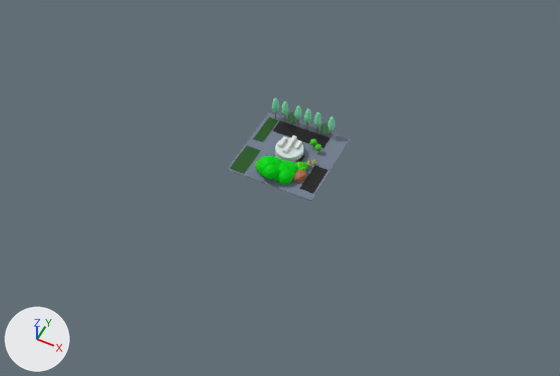
One commit to the Blender file modeling/rndcenter.blend: the scene before it, then after it.
One viewpoint serves both versions: a 50 mm lens placed at (51.2, -106.9, 121.5), pointed at (1.2, -6.9, -3.5). The lights are fixed; the arrows at lower left show +X, +Y and +Z.
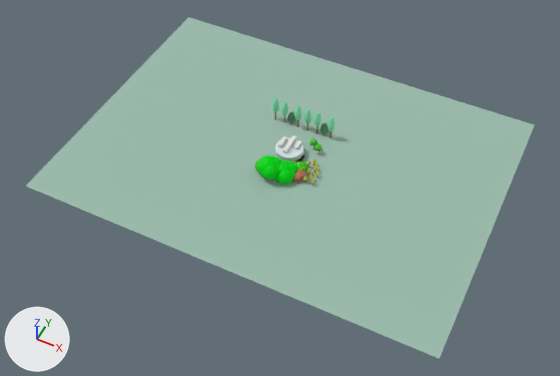
Boxes [x1, y1, x2, y2] around the edits, measured in the pictures (560 x 376 px):
'Cube', recoloured, rescaled (blue to green, 314% wider, 281% taller): before [227, 112, 349, 201]; after [26, 17, 534, 359]
'Cube.006', deleted: before [273, 121, 330, 149]
'Cube.008', deleted (green): before [229, 145, 261, 174]
'Cube.005', deleted: before [300, 166, 328, 193]
'Cube.007', deleted: before [253, 117, 278, 142]

The change in detail:
Material 'Material' (mat_material) changes colour from blue #768294 to green #9dbdae; in linear values from (0.182, 0.222, 0.296) to (0.338, 0.507, 0.421).
Object 'Cube' (ob_cube) is rescaled from (10.0, 10.0, 0.1) to (45.5, 33.1, 0.0108).
Object 'Cube.005' (ob_cube_005) is deleted.
Object 'Cube.006' (ob_cube_006) is deleted.
Object 'Cube.007' (ob_cube_007) is deleted.
Object 'Cube.008' (ob_cube_008) is deleted.
